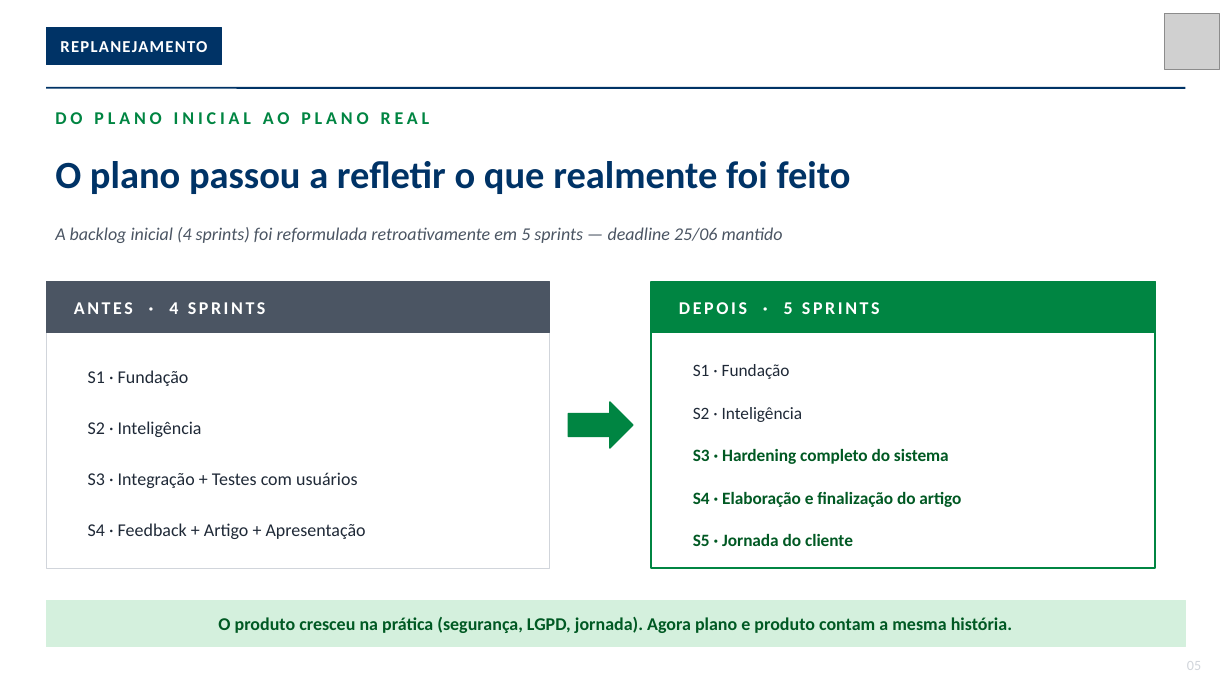
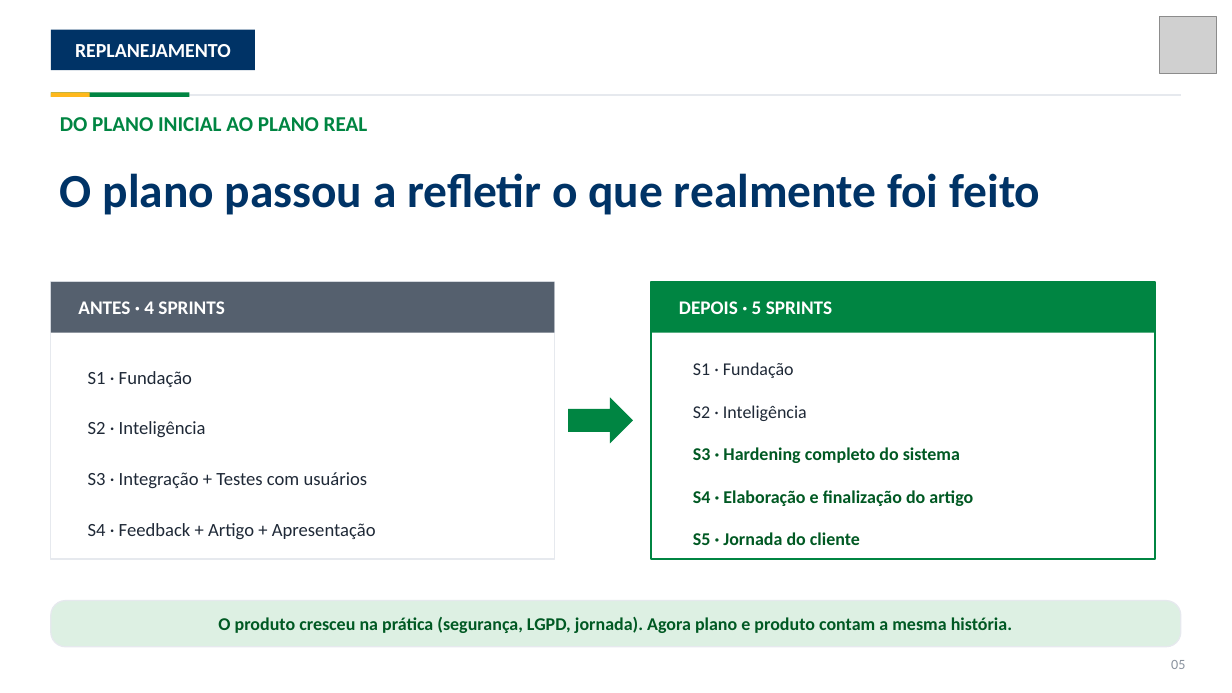
Before and after one commit to Theomurah/psp2-ia-universitarios, a slide deck: slide 5 of Entregas/Nao-Teams/Apresentacoes/PSP2_Apresentacao_Final.pptx. Drawn at 1232x693 pixels with LibreOffice and Linux fonts; fonts in the diff are those of the drawing; grey boxes stand for pictures. Boxes give left, top, right and bottom in pixels: in the first picture for what was removed or moved away, otherwise in the second. Text is boxed around its words. In the diff, an @@ line names an element or a change of style, - is before the commit and + after.

```diff
--- a/Entregas/Nao-Teams/Apresentacoes/PSP2_Apresentacao_Final.pptx
+++ b/Entregas/Nao-Teams/Apresentacoes/PSP2_Apresentacao_Final.pptx
@@ picture: place and size @@
-picture at <box>1165,14,1220,69</box>
+picture at <box>1160,17,1217,74</box>
@@ text "REPLANEJAMENTO" at <box>75,44,231,57</box>: size 13 to 15.5 pt, letter spacing 1 to 0 pt @@
@@ rectangle: place and size @@
-rectangle at <box>46,28,222,65</box>
+rectangle at <box>51,30,255,70</box>
@@ rectangle at <box>51,30,255,70</box>: outline #003366 1 pt to none @@
@@ line removed from (46, 88) to (1186, 88) @@
@@ text "DO PLANO INICIAL AO PLANO ..." at <box>60,117,368,131</box>: size 14 to 16.5 pt, letter spacing 3 to 0 pt @@
@@ rectangle added at <box>51,94,1181,96</box>, fill #E6E9EE @@
@@ rectangle added at <box>51,92,189,97</box>, fill #008542 @@
@@ rectangle added at <box>51,92,90,97</box>, fill #FFB81C @@
@@ text "O plano passou a refletir ..." at <box>60,173,1040,215</box>: size 30 to 37 pt @@
@@ text removed at <box>55,227,783,243</box> @@
-A backlog inicial (4 sprints) foi reformulada retroativamente em 5 sprints — deadline 25/06 mantido
@@ rectangle removed at <box>46,282,550,568</box> @@
@@ rectangle: place and size @@
-rectangle at <box>46,282,550,333</box>
+rectangle at <box>51,282,555,559</box>
@@ rectangle at <box>51,282,555,559</box>: fill #4B5563 to #FFFFFF; outline #4B5563 1 pt to #E6E9EE 1 pt @@
@@ rectangle added at <box>51,282,555,333</box>, fill #55606E @@
@@ text "ANTES · 4 SPRINTS" at <box>78,301,224,314</box>: size 14 to 15 pt, letter spacing 2 to 0 pt @@
@@ rectangle: place and size @@
-rectangle at <box>652,282,1155,333</box>
+rectangle at <box>652,282,1155,559</box>
@@ rectangle at <box>652,282,1155,559</box>: fill #008542 to #FFFFFF; outline #008542 1 pt to #E6E9EE 1 pt @@
@@ rectangle: place and size @@
-rectangle at <box>652,282,1155,568</box>
+rectangle at <box>652,282,1155,559</box>
@@ rectangle at <box>652,282,1155,559</box>: fill #FFFFFF to none @@
@@ rectangle added at <box>652,282,1155,333</box>, fill #008542 @@
@@ text "DEPOIS · 5 SPRINTS" at <box>679,301,832,314</box>: size 14 to 15 pt, letter spacing 2 to 0 pt @@
@@ right arrow: place and size @@
-right arrow at <box>568,402,633,448</box>
+right arrow at <box>568,397,633,444</box>
@@ right arrow at <box>568,397,633,444</box>: outline #008542 1 pt to none @@
@@ size 14 to 14.5 pt in 4 elements at <box>88,371,192,387</box>, <box>88,421,206,437</box>, <box>88,472,368,488</box>, <box>88,523,376,539</box> @@
@@ size 13.5 to 14 pt in 5 elements at <box>693,362,794,378</box>, <box>693,405,807,421</box>, <box>693,447,960,463</box>, <box>693,490,973,506</box>, <box>693,532,860,545</box> @@
@@ rectangle removed at <box>46,601,1186,647</box> @@
@@ rounded rectangle added at <box>51,601,1181,647</box>, fill #DDF0E3, outline #E6E9EE 1 pt @@
@@ text "05": place and size @@
-text "05" at <box>1187,661,1201,670</box>
+text "05" at <box>1171,660,1185,669</box>
@@ text "05" at <box>1171,660,1185,669</box>: text colour #D1D5DB to #8A939F @@
```
Also in this commit, not shown: 14 other slides changed.
